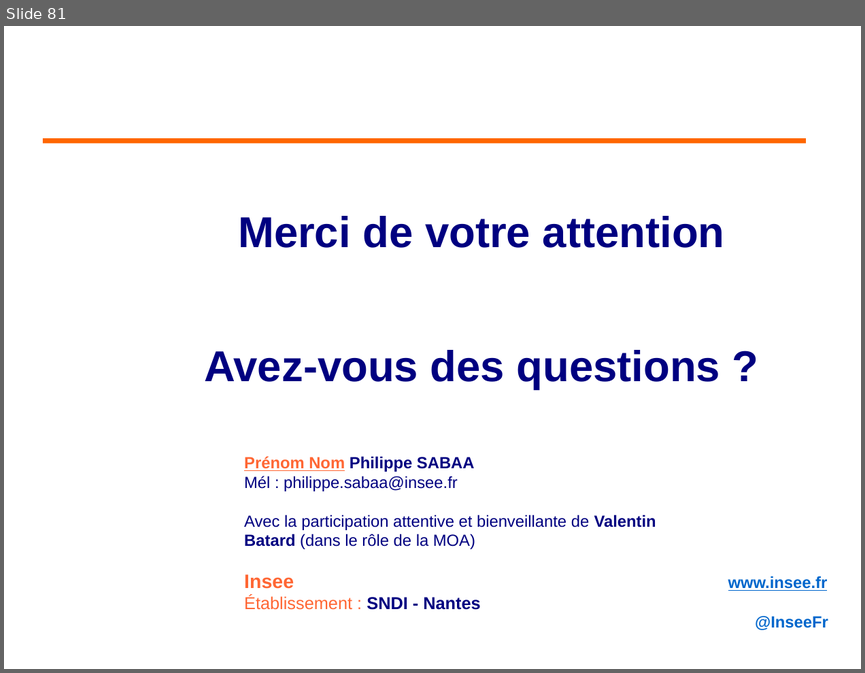
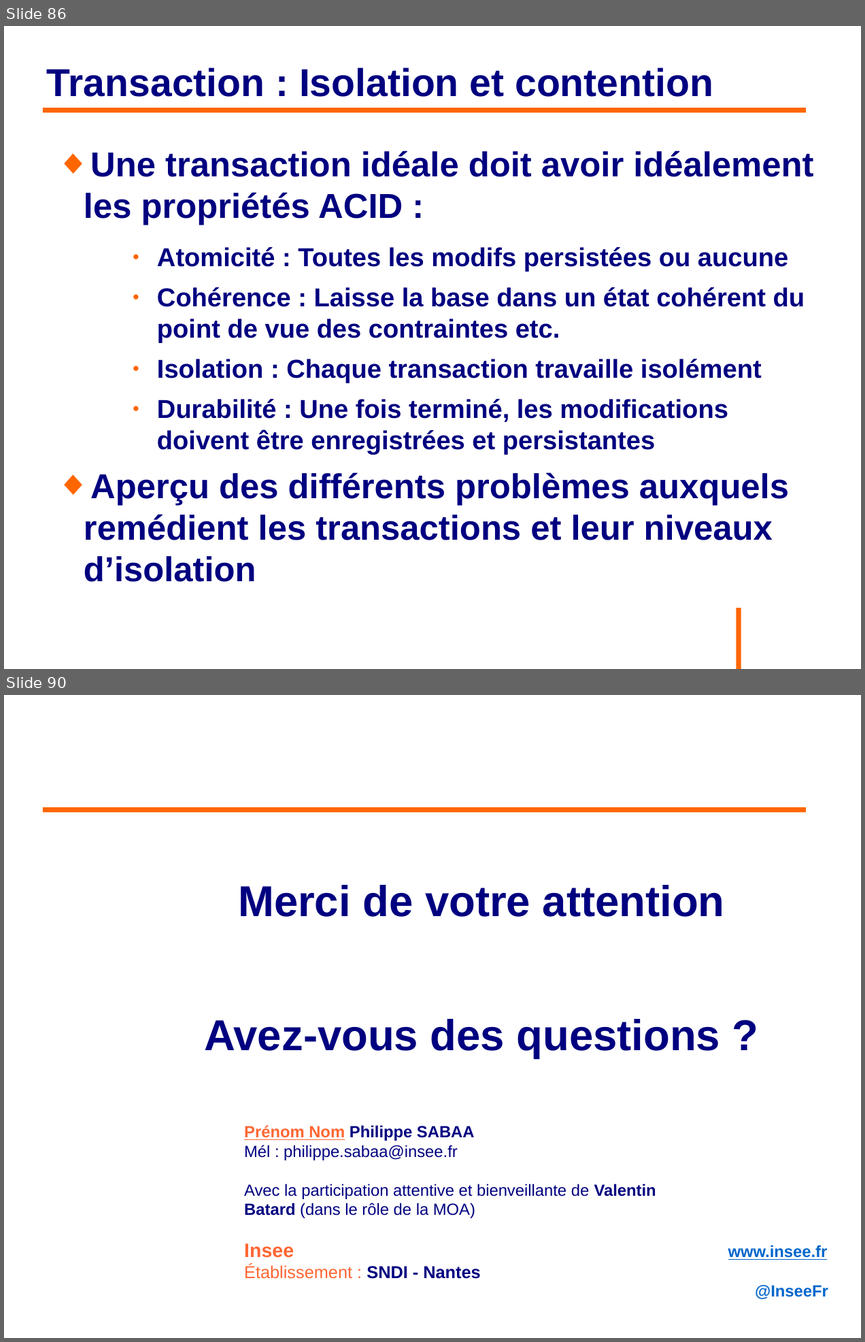
Before and after one commit to philphils/formation-hibernate-avancee, a slide deck: Documentation/diapo_formation_hibernate_avancee.odp. Shown one above the other, each under a label of ours: slide 81 before the commit, slides 86 and 90 after it; the slides between them are not shown. The pictures are 865x673 and 865x1342 pixels, drawn with LibreOffice and Linux fonts; fonts in the diff are those of the drawing; background and template pictures are left out. Boxes give left, top, right and bottom in pixels: in the first picture for what was removed or moved away, otherwise in the second. Text is boxed around its words. In the diff, an @@ line names an element or a change of style, - is before the commit and + after.

Commit message:
Première partie de la partie 4 : transaction et verrous

```diff
--- a/Documentation/diapo_formation_hibernate_avancee.odp
+++ b/Documentation/diapo_formation_hibernate_avancee.odp
@@ slide 86 added at box(4, 26, 861, 669), background #FFFFFF @@
@@ title added at box(47, 67, 713, 97), 36 pt, text #000080, bold @@
+Transaction : Isolation et contention
@@ line added from (43, 110) to (806, 110), #FF6600 4.54 pt @@
@@ text added at box(84, 150, 813, 582), 24 pt, text #000080, bold @@
+◆ Une transaction idéale doit avoir idéalement les propriétés ACID :
+    ● Atomicité : Toutes les modifs persistées ou aucune
+    ● Cohérence : Laisse la base dans un état cohérent du point de vue des contraintes etc.
+    ● Isolation : Chaque transaction travaille isolément
+    ● Durabilité : Une fois terminé, les modifications doivent être enregistrées et persistantes
+◆ Aperçu des différents problèmes auxquels remédient les transactions et leur niveaux d’isolation
@@ line added from (738, 607) to (738, 669), #FF6600 4.54 pt @@
@@ what was slide 81 is now slide 90 @@
```
Also in this commit, not shown: 2 slides changed, 8 other slides added.
